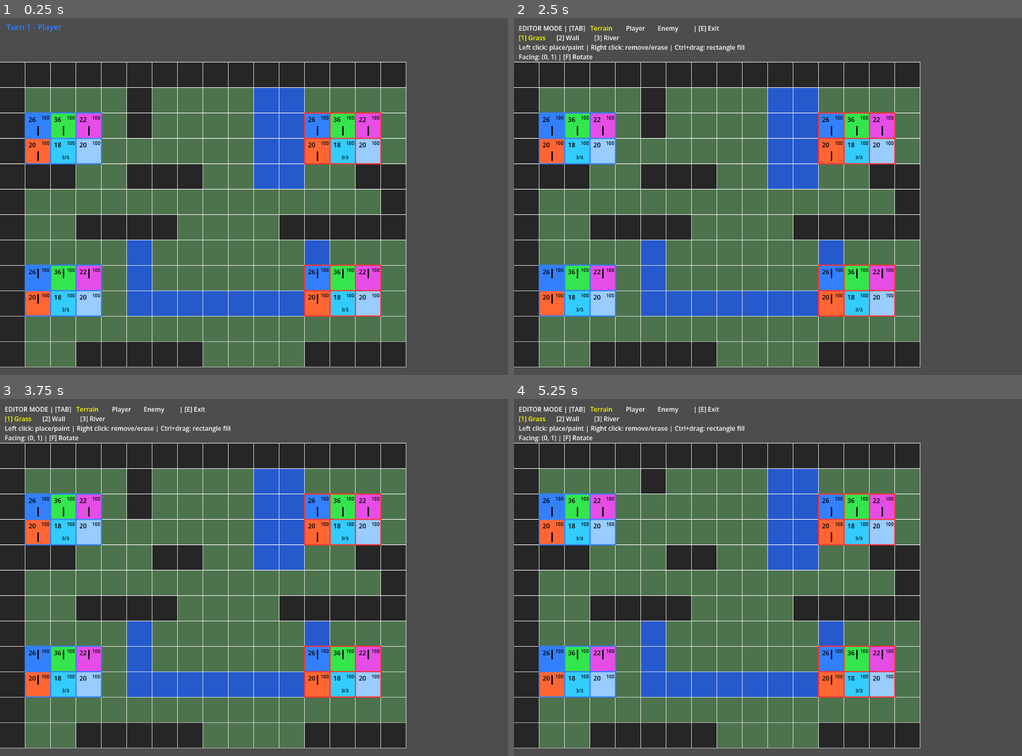
Above: before the commit, frames 1-4 (two rows, left to right).
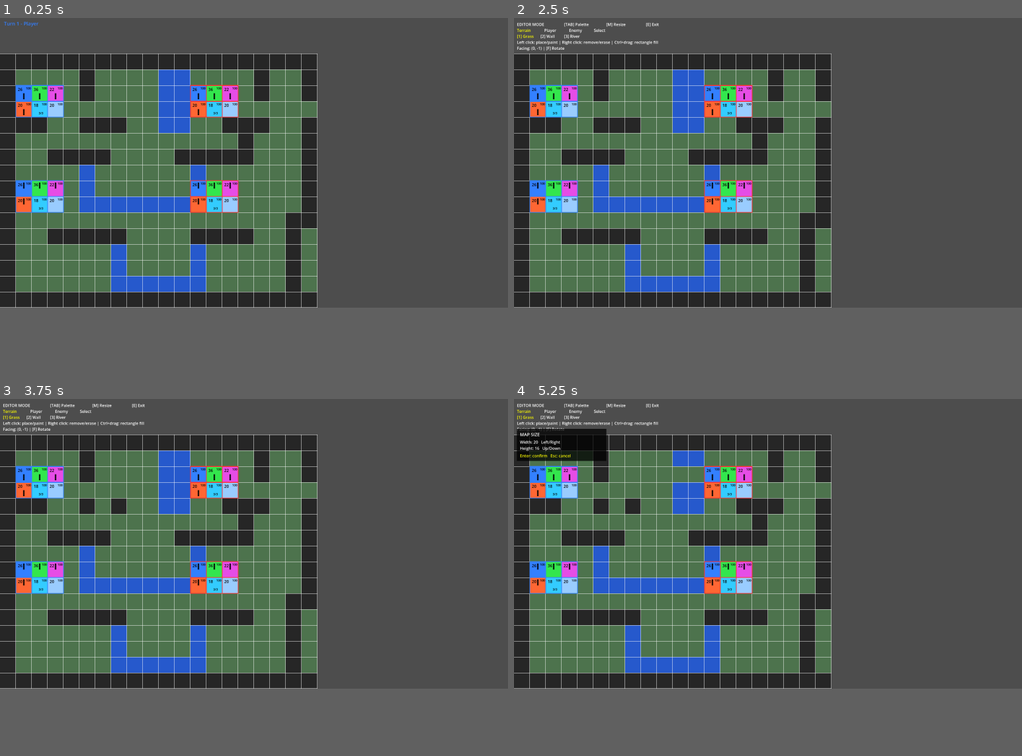
Above: after the commit, the same moments.

Repository: TimeToSolo/Grid-tactics-prototype
Game: Godot game, scene res://main.tscn
Two runs of this game, one before a commit and one after it. Both use one fixed random seed, a clock stepped at 60 frames per second and the inputs below. The project has no main scene, so this scene is started directly.
Inputs (mouse positions are in pixels of both pictures, inside the frame that each line leads up to):
- Up to frame 1 (0.25 s): no input
- Up to frame 2 (2.5 s): tap Enter at 0.5, 0.6, 2 s; move the mouse to (879, 178) at 0.52 s; hold Right 0.53-1.25 s; click (879, 178) at 0.67 s; tap M at 0.8 s; tap Space at 1.25 s; drag from (666, 214) to (742, 267) at 1.27 s; move the mouse to (818, 117) at 2.02 s; hold Right from 2.03 s (still down); tap F at 2.1 s; click (818, 117) at 2.17 s; tap E at 2.3 s
- Up to frame 3 (3.75 s): release Right at 2.75 s; tap Space at 2.75 s; drag from (228, 648) to (101, 523) at 2.77 s; tap Enter at 3.5 s; move the mouse to (406, 631) at 3.52 s; hold Left from 3.53 s (still down); tap R at 3.6 s; click (406, 631) at 3.67 s
- Up to frame 4 (5.25 s): tap Enter at 3.8 s; tap Escape at 4.15 s; release Left at 4.25 s; tap Space at 4.25 s; drag from (615, 523) to (691, 488) at 4.27 s; move the mouse to (793, 577) at 5.02 s; hold Down from 5.03 s (still down); tap M at 5.1 s; click (793, 577) at 5.17 s
In our replay, the window is 800x562 before the commit and 800x456 after it. These sizes can differ from the game's own. Grey fills any space a smaller window leaves; there, only what the larger window draws over its background counts as a difference.

The runs differ from the first frame. In frame 1, 54% of the frame differs, in the area x 0-100%, y 1-100%; in frame 2, 55%; in frame 3, 54%; in frame 4, 54%.

Commit message:
Add editor selection and chunk movement system

Diff:
--- a/editor_system.gd
+++ b/editor_system.gd
@@ -108,3 +108,143 @@
 	)
 
 	units.append(unit)
+
+# =========================
+# Moves terrain and units inside
+# a selected rectangle by offset.
+#
+# Cancels if the move would place
+# anything outside the map.
+# =========================
+
+func move_selection(
+	map_data,
+	units: Array,
+	start_cell: Vector2i,
+	end_cell: Vector2i,
+	offset: Vector2i
+):
+
+	if offset == Vector2i.ZERO:
+		return
+
+	var copied_tiles = []
+	var copied_units = []
+
+	# =========================
+	# First verify destination
+	# stays inside map.
+	# =========================
+
+	for y in range(start_cell.y, end_cell.y + 1):
+		for x in range(start_cell.x, end_cell.x + 1):
+
+			var source_cell = Vector2i(x, y)
+			var target_cell = source_cell + offset
+
+			if not map_data.is_inside_grid(source_cell):
+				return
+
+			if not map_data.is_inside_grid(target_cell):
+				return
+
+	# =========================
+	# Copy terrain.
+	# =========================
+
+	for y in range(start_cell.y, end_cell.y + 1):
+		for x in range(start_cell.x, end_cell.x + 1):
+
+			var source_cell = Vector2i(x, y)
+
+			copied_tiles.append({
+				"cell": source_cell,
+				"symbol": map_data.get_tile_symbol(source_cell)
+			})
+
+	# =========================
+	# Copy units inside selection.
+	# =========================
+
+	for unit in units:
+
+		var pos = unit["pos"]
+
+		if (
+			pos.x >= start_cell.x
+			and pos.x <= end_cell.x
+			and pos.y >= start_cell.y
+			and pos.y <= end_cell.y
+		):
+			copied_units.append(unit.duplicate(true))
+
+	# =========================
+	# Clear source terrain.
+	# =========================
+
+	for tile_data in copied_tiles:
+
+		paint_tile(
+			map_data,
+			tile_data["cell"],
+			"."
+		)
+
+	# =========================
+	# Remove source units.
+	# =========================
+
+	for i in range(units.size() - 1, -1, -1):
+
+		var pos = units[i]["pos"]
+
+		if (
+			pos.x >= start_cell.x
+			and pos.x <= end_cell.x
+			and pos.y >= start_cell.y
+			and pos.y <= end_cell.y
+		):
+			units.remove_at(i)
+
+	# =========================
+	# Remove units currently occupying
+	# destination cells.
+	#
+	# Moved units replace existing units
+	# instead of stacking on top of them.
+	# =========================
+
+	for i in range(units.size() - 1, -1, -1):
+
+		var pos = units[i]["pos"]
+
+		for tile_data in copied_tiles:
+
+			var target_cell = tile_data["cell"] + offset
+
+			if pos == target_cell:
+				units.remove_at(i)
+				break
+
+	# =========================
+	# Paint terrain at destination.
+	# =========================
+
+	for tile_data in copied_tiles:
+
+		var target_cell = tile_data["cell"] + offset
+
+		paint_tile(
+			map_data,
+			target_cell,
+			tile_data["symbol"]
+		)
+
+	# =========================
+	# Place copied units at destination.
+	# =========================
+
+	for unit in copied_units:
+
+		unit["pos"] += offset
+		units.append(unit)
--- a/main.gd
+++ b/main.gd
@@ -115,7 +115,151 @@
 var selected_editor_unit_class := "fighter"
 
 # Starting facing direction for newly placed editor units.
-var selected_editor_facing: Vector2i = Vector2i(0, 1)
+var selected_editor_facing: Vector2i = Vector2i(0, -1)
+
+# True while the editor resize prompt is active.
+var editor_resize_mode := false
+
+# Preview width before confirming resize.
+var editor_resize_width := 20
+
+# Preview height before confirming resize.
+var editor_resize_height := 16
+
+# True while dragging a selection rectangle.
+var editor_select_dragging := false
+
+# Start cell for editor selection rectangle.
+var editor_select_start_cell: Vector2i = Vector2i(-1, -1)
+
+# Selected rectangle start.
+var editor_selected_rect_start: Vector2i = Vector2i(-1, -1)
+
+# Selected rectangle end.
+var editor_selected_rect_end: Vector2i = Vector2i(-1, -1)
+
+# True while dragging a selected editor area.
+var editor_move_dragging := false
+
+# Cell where selected-area move drag began.
+var editor_move_start_cell: Vector2i = Vector2i(-1, -1)
+
+func editor_cell_is_inside_selected_area(cell: Vector2i) -> bool:
+
+	if editor_selected_rect_start == Vector2i(-1, -1):
+		return false
+
+	if editor_selected_rect_end == Vector2i(-1, -1):
+		return false
+
+	return (
+		cell.x >= editor_selected_rect_start.x
+		and cell.x <= editor_selected_rect_end.x
+		and cell.y >= editor_selected_rect_start.y
+		and cell.y <= editor_selected_rect_end.y
+	)
+
+# =========================
+# Handles map resize prompt input.
+# =========================
+
+func handle_editor_resize_input(event):
+
+	match event.keycode:
+
+		KEY_RIGHT:
+			editor_resize_width += 1
+
+		KEY_LEFT:
+			editor_resize_width = max(1, editor_resize_width - 1)
+
+		KEY_DOWN:
+			editor_resize_height += 1
+
+		KEY_UP:
+			editor_resize_height = max(1, editor_resize_height - 1)
+
+		KEY_ENTER:
+			map_data.resize_map(
+				editor_resize_width,
+				editor_resize_height
+			)
+
+			editor_resize_mode = false
+
+		KEY_ESCAPE:
+			editor_resize_mode = false
+
+	queue_redraw()
+
+# =========================
+# Draws map resize prompt.
+# =========================
+
+func draw_editor_resize_ui():
+
+	if not editor_resize_mode:
+		return
+
+	draw_rect(
+		Rect2(12, 120, 360, 130),
+		Color(0.0, 0.0, 0.0, 0.75)
+	)
+
+	draw_string(
+		ThemeDB.fallback_font,
+		Vector2(24, 150),
+		"MAP SIZE",
+		HORIZONTAL_ALIGNMENT_LEFT,
+		-1,
+		18,
+		Color.WHITE
+	)
+
+	draw_string(
+		ThemeDB.fallback_font,
+		Vector2(24, 180),
+		"Width: " + str(editor_resize_width) + "   Left/Right",
+		HORIZONTAL_ALIGNMENT_LEFT,
+		-1,
+		16,
+		Color.WHITE
+	)
+
+	draw_string(
+		ThemeDB.fallback_font,
+		Vector2(24, 205),
+		"Height: " + str(editor_resize_height) + "   Up/Down",
+		HORIZONTAL_ALIGNMENT_LEFT,
+		-1,
+		16,
+		Color.WHITE
+	)
+
+	draw_string(
+		ThemeDB.fallback_font,
+		Vector2(24, 235),
+		"Enter: confirm   Esc: cancel",
+		HORIZONTAL_ALIGNMENT_LEFT,
+		-1,
+		16,
+		Color.YELLOW
+	)
+
+# =========================
+# Starts map resize mode.
+# =========================
+
+func start_editor_resize_mode():
+
+	if not editor_mode:
+		return
+
+	editor_resize_mode = true
+	editor_resize_width = map_data.grid_width
+	editor_resize_height = map_data.grid_height
+
+	queue_redraw()
 
 # ==================================================
 # ATTACK / HEAL STATE
@@ -155,6 +299,113 @@
 var turn_number = 1
 
 # =========================
+# Draws destination preview
+# while moving selected area.
+# =========================
+
+func draw_editor_move_preview():
+
+	if not editor_mode:
+		return
+
+	if editor_palette != "select":
+		return
+
+	if not editor_move_dragging:
+		return
+
+	var offset = hovered_cell - editor_move_start_cell
+
+	var preview_start = editor_selected_rect_start + offset
+	var preview_end = editor_selected_rect_end + offset
+
+	for y in range(preview_start.y, preview_end.y + 1):
+		for x in range(preview_start.x, preview_end.x + 1):
+
+			var cell = Vector2i(x, y)
+
+			if not map_data.is_inside_grid(cell):
+				continue
+
+			draw_rect(
+				map_data.grid_rect(cell),
+				Color(0.0, 1.0, 1.0, 0.35)
+			)
+
+# =========================
+# Draws selected editor area.
+# =========================
+
+func draw_editor_selected_area():
+
+	if not editor_mode:
+		return
+
+	if editor_palette != "select":
+		return
+
+	if editor_selected_rect_start == Vector2i(-1, -1):
+		return
+
+	if editor_selected_rect_end == Vector2i(-1, -1):
+		return
+
+	var min_x = min(editor_selected_rect_start.x, editor_selected_rect_end.x)
+	var max_x = max(editor_selected_rect_start.x, editor_selected_rect_end.x)
+
+	var min_y = min(editor_selected_rect_start.y, editor_selected_rect_end.y)
+	var max_y = max(editor_selected_rect_start.y, editor_selected_rect_end.y)
+
+	for y in range(min_y, max_y + 1):
+		for x in range(min_x, max_x + 1):
+
+			var cell = Vector2i(x, y)
+
+			if not map_data.is_inside_grid(cell):
+				continue
+
+			draw_rect(
+				map_data.grid_rect(cell),
+				Color(1.0, 1.0, 0.0, 0.25)
+			)
+
+
+# =========================
+# Draws live select rectangle
+# while Ctrl-dragging.
+# =========================
+
+func draw_editor_select_drag_preview():
+
+	if not editor_mode:
+		return
+
+	if editor_palette != "select":
+		return
+
+	if not editor_select_dragging:
+		return
+
+	var min_x = min(editor_select_start_cell.x, hovered_cell.x)
+	var max_x = max(editor_select_start_cell.x, hovered_cell.x)
+
+	var min_y = min(editor_select_start_cell.y, hovered_cell.y)
+	var max_y = max(editor_select_start_cell.y, hovered_cell.y)
+
+	for y in range(min_y, max_y + 1):
+		for x in range(min_x, max_x + 1):
+
+			var cell = Vector2i(x, y)
+
+			if not map_data.is_inside_grid(cell):
+				continue
+
+			draw_rect(
+				map_data.grid_rect(cell),
+				Color(1.0, 1.0, 0.0, 0.35)
+			)
+
+# =========================
 # Draws editor mode controls
 # and highlights selected option.
 # =========================
@@ -169,21 +420,55 @@
 	var font_size = 16
 	var spacing = 95
 
+	var top_y = y
+	var palette_y = y + 24
+	var option_y = y + 48
+	var action_y = y + 72
+	var facing_y = y + 96
+
 	draw_string(
 		ThemeDB.fallback_font,
-		Vector2(x, y),
-		"EDITOR MODE | [TAB]",
+		Vector2(x, top_y),
+		"EDITOR MODE",
 		HORIZONTAL_ALIGNMENT_LEFT,
 		-1,
 		font_size,
 		Color.WHITE
 	)
 
-	var palette_position_x = x + 180
-
 	draw_string(
 		ThemeDB.fallback_font,
-		Vector2(palette_position_x, y),
+		Vector2(x + 190, top_y),
+		"[TAB] Palette",
+		HORIZONTAL_ALIGNMENT_LEFT,
+		-1,
+		font_size,
+		Color.WHITE
+	)
+
+	draw_string(
+		ThemeDB.fallback_font,
+		Vector2(x + 360, top_y),
+		"[M] Resize",
+		HORIZONTAL_ALIGNMENT_LEFT,
+		-1,
+		font_size,
+		Color.WHITE
+	)
+
+	draw_string(
+		ThemeDB.fallback_font,
+		Vector2(x + 520, top_y),
+		"[E] Exit",
+		HORIZONTAL_ALIGNMENT_LEFT,
+		-1,
+		font_size,
+		Color.WHITE
+	)
+
+	draw_string(
+		ThemeDB.fallback_font,
+		Vector2(x, palette_y),
 		"Terrain",
 		HORIZONTAL_ALIGNMENT_LEFT,
 		-1,
@@ -193,7 +478,7 @@
 
 	draw_string(
 		ThemeDB.fallback_font,
-		Vector2(palette_position_x + 90, y),
+		Vector2(x + 110, palette_y),
 		"Player",
 		HORIZONTAL_ALIGNMENT_LEFT,
 		-1,
@@ -203,7 +488,7 @@
 
 	draw_string(
 		ThemeDB.fallback_font,
-		Vector2(palette_position_x + 170, y),
+		Vector2(x + 210, palette_y),
 		"Enemy",
 		HORIZONTAL_ALIGNMENT_LEFT,
 		-1,
@@ -213,19 +498,19 @@
 
 	draw_string(
 		ThemeDB.fallback_font,
-		Vector2(palette_position_x + 260, y),
-		"| [E] Exit",
+		Vector2(x + 310, palette_y),
+		"Select",
 		HORIZONTAL_ALIGNMENT_LEFT,
 		-1,
 		font_size,
-		Color.WHITE
+		Color.YELLOW if editor_palette == "select" else Color.WHITE
 	)
 
 	if editor_palette == "terrain":
 
 		draw_string(
 			ThemeDB.fallback_font,
-			Vector2(x, y + 24),
+			Vector2(x, option_y),
 			"[1] Grass",
 			HORIZONTAL_ALIGNMENT_LEFT,
 			-1,
@@ -235,7 +520,7 @@
 
 		draw_string(
 			ThemeDB.fallback_font,
-			Vector2(x + spacing, y + 24),
+			Vector2(x + spacing, option_y),
 			"[2] Wall",
 			HORIZONTAL_ALIGNMENT_LEFT,
 			-1,
@@ -245,7 +530,7 @@
 
 		draw_string(
 			ThemeDB.fallback_font,
-			Vector2(x + spacing * 2, y + 24),
+			Vector2(x + spacing * 2, option_y),
 			"[3] River",
 			HORIZONTAL_ALIGNMENT_LEFT,
 			-1,
@@ -253,11 +538,14 @@
 			Color.YELLOW if selected_editor_tile == "R" else Color.WHITE
 		)
 
-	else:
+	elif (
+		editor_palette == "player_unit"
+		or editor_palette == "enemy_unit"
+	):
 
 		draw_string(
 			ThemeDB.fallback_font,
-			Vector2(x, y + 24),
+			Vector2(x, option_y),
 			"[1] Fighter",
 			HORIZONTAL_ALIGNMENT_LEFT,
 			-1,
@@ -267,7 +555,7 @@
 
 		draw_string(
 			ThemeDB.fallback_font,
-			Vector2(x + spacing, y + 24),
+			Vector2(x + spacing, option_y),
 			"[2] Tank",
 			HORIZONTAL_ALIGNMENT_LEFT,
 			-1,
@@ -277,7 +565,7 @@
 
 		draw_string(
 			ThemeDB.fallback_font,
-			Vector2(x + spacing * 2, y + 24),
+			Vector2(x + spacing * 2, option_y),
 			"[3] Lancer",
 			HORIZONTAL_ALIGNMENT_LEFT,
 			-1,
@@ -287,7 +575,7 @@
 
 		draw_string(
 			ThemeDB.fallback_font,
-			Vector2(x + spacing * 3, y + 24),
+			Vector2(x + spacing * 3, option_y),
 			"[4] Duelist",
 			HORIZONTAL_ALIGNMENT_LEFT,
 			-1,
@@ -297,7 +585,7 @@
 
 		draw_string(
 			ThemeDB.fallback_font,
-			Vector2(x + spacing * 4, y + 24),
+			Vector2(x + spacing * 4, option_y),
 			"[5] Healer",
 			HORIZONTAL_ALIGNMENT_LEFT,
 			-1,
@@ -307,7 +595,7 @@
 
 		draw_string(
 			ThemeDB.fallback_font,
-			Vector2(x + spacing * 5, y + 24),
+			Vector2(x + spacing * 5, option_y),
 			"[6] Archer",
 			HORIZONTAL_ALIGNMENT_LEFT,
 			-1,
@@ -315,45 +603,71 @@
 			Color.YELLOW if selected_editor_unit_class == "archer" else Color.WHITE
 		)
 
-	var action_text = "Left click: place/paint | Right click: remove/erase | Ctrl+drag: rectangle fill"
-
-	draw_string(
-		ThemeDB.fallback_font,
-		Vector2(x, y + 48),
-		action_text,
-		HORIZONTAL_ALIGNMENT_LEFT,
-		-1,
-		font_size,
-		Color.WHITE
-	)
-
-	var facing_text = "Facing: " + str(selected_editor_facing) + " | [F] Rotate"
-
-	draw_string(
-		ThemeDB.fallback_font,
-		Vector2(x, y + 72),
-		facing_text,
-		HORIZONTAL_ALIGNMENT_LEFT,
-		-1,
-		font_size,
-		Color.WHITE
-	)
+	if editor_palette == "select":
+
+		draw_string(
+			ThemeDB.fallback_font,
+			Vector2(x, action_y),
+			"Drag: select area | Right click: deselect",
+			HORIZONTAL_ALIGNMENT_LEFT,
+			-1,
+			font_size,
+			Color.YELLOW
+		)
+
+	else:
+
+		var action_text = "Left click: place/paint | Right click: remove/erase | Ctrl+drag: rectangle fill"
+
+		draw_string(
+			ThemeDB.fallback_font,
+			Vector2(x, action_y),
+			action_text,
+			HORIZONTAL_ALIGNMENT_LEFT,
+			-1,
+			font_size,
+			Color.WHITE
+		)
+
+		var facing_text = "Facing: " + str(selected_editor_facing) + " | [F] Rotate"
+
+		draw_string(
+			ThemeDB.fallback_font,
+			Vector2(x, facing_y),
+			facing_text,
+			HORIZONTAL_ALIGNMENT_LEFT,
+			-1,
+			font_size,
+			Color.WHITE
+		)
 
 # =========================
 # Rotates editor unit facing
-# clockwise.
+# clockwise through 8 directions.
 # =========================
 
 func rotate_editor_facing():
 
-	if selected_editor_facing == Vector2i(0, -1):
-		selected_editor_facing = Vector2i(1, 0)
-	elif selected_editor_facing == Vector2i(1, 0):
-		selected_editor_facing = Vector2i(0, 1)
-	elif selected_editor_facing == Vector2i(0, 1):
-		selected_editor_facing = Vector2i(-1, 0)
-	else:
+	var directions = [
+		Vector2i(0, -1),   # N
+		Vector2i(1, -1),   # NE
+		Vector2i(1, 0),    # E
+		Vector2i(1, 1),    # SE
+		Vector2i(0, 1),    # S
+		Vector2i(-1, 1),   # SW
+		Vector2i(-1, 0),   # W
+		Vector2i(-1, -1)   # NW
+	]
+
+	var current_index = directions.find(selected_editor_facing)
+
+	if current_index == -1:
 		selected_editor_facing = Vector2i(0, -1)
+		return
+
+	var next_index = (current_index + 1) % directions.size()
+
+	selected_editor_facing = directions[next_index]
 
 	queue_redraw()
 
@@ -370,6 +684,8 @@
 		editor_palette = "player_unit"
 	elif editor_palette == "player_unit":
 		editor_palette = "enemy_unit"
+	elif editor_palette == "enemy_unit":
+		editor_palette = "select"
 	else:
 		editor_palette = "terrain"
 
@@ -574,8 +890,11 @@
 	)
 
 	draw_editor_rect_preview()
+	draw_editor_select_drag_preview()
+	draw_editor_selected_area()
+	draw_editor_move_preview()
 	draw_editor_ui()
-
+	draw_editor_resize_ui()
 
 # =========================
 # Draws the inspected enemy's
@@ -653,6 +972,7 @@
 
 func _ready():
 
+	map_data.normalize_terrain_rows()
 	units = battle_setup.create_battle_units(unit_data)
 
 	queue_redraw()
@@ -735,6 +1055,10 @@
 	if not event.pressed:
 		return
 
+	if editor_resize_mode:
+		handle_editor_resize_input(event)
+		return
+
 	match event.keycode:
 
 		KEY_E:
@@ -747,6 +1071,9 @@
 		KEY_F:
 			if editor_mode:
 				rotate_editor_facing()
+
+		KEY_M:
+			start_editor_resize_mode()
 
 		KEY_TAB:
 			cycle_editor_palette()
@@ -912,6 +1239,17 @@
 
 		if editor_mode:
 
+			if editor_palette == "select":
+
+				editor_selected_rect_start = Vector2i(-1, -1)
+				editor_selected_rect_end = Vector2i(-1, -1)
+
+				editor_select_dragging = false
+				editor_select_start_cell = Vector2i(-1, -1)
+
+				queue_redraw()
+				return
+
 			if editor_palette == "terrain":
 
 				editor_system.paint_tile(
@@ -951,12 +1289,66 @@
 
 			if event.pressed:
 
+				if editor_palette == "select":
+
+					if editor_cell_is_inside_selected_area(hovered_cell):
+
+						editor_move_dragging = true
+						editor_move_start_cell = hovered_cell
+
+					else:
+
+						editor_select_dragging = true
+						editor_select_start_cell = hovered_cell
+
+					return
+
 				if event.ctrl_pressed:
+
 					editor_rect_dragging = true
 					editor_rect_start_cell = hovered_cell
 					return
 
 				handle_left_click()
+				return
+
+			if not event.pressed and editor_move_dragging:
+
+				var offset = hovered_cell - editor_move_start_cell
+
+				editor_system.move_selection(
+					map_data,
+					units,
+					editor_selected_rect_start,
+					editor_selected_rect_end,
+					offset
+				)
+
+				editor_selected_rect_start += offset
+				editor_selected_rect_end += offset
+
+				editor_move_dragging = false
+				editor_move_start_cell = Vector2i(-1, -1)
+
+				queue_redraw()
+				return
+
+			if not event.pressed and editor_select_dragging:
+
+				editor_selected_rect_start = Vector2i(
+					min(editor_select_start_cell.x, hovered_cell.x),
+					min(editor_select_start_cell.y, hovered_cell.y)
+				)
+
+				editor_selected_rect_end = Vector2i(
+					max(editor_select_start_cell.x, hovered_cell.x),
+					max(editor_select_start_cell.y, hovered_cell.y)
+				)
+
+				editor_select_dragging = false
+				editor_select_start_cell = Vector2i(-1, -1)
+
+				queue_redraw()
 				return
 
 			if not event.pressed and editor_rect_dragging:
--- a/map_data.gd
+++ b/map_data.gd
@@ -13,10 +13,45 @@
 # ==================================================
 
 const TILE_SIZE = 64
-const GRID_WIDTH = 16
-const GRID_HEIGHT = 12
-const UI_HEIGHT = 112
-
+var grid_width = 20
+var grid_height = 16
+const UI_HEIGHT = 144
+
+# =========================
+# Resizes the map terrain grid.
+#
+# Existing tiles are preserved
+# where possible. New cells are
+# filled with grass.
+# =========================
+
+func resize_map(
+	new_width: int,
+	new_height: int
+):
+
+	var new_terrain_map = []
+
+	for y in range(new_height):
+
+		var new_row = ""
+
+		for x in range(new_width):
+
+			if (
+				y < terrain_map.size()
+				and x < terrain_map[y].length()
+			):
+				new_row += terrain_map[y][x]
+			else:
+				new_row += "."
+
+		new_terrain_map.append(new_row)
+
+	terrain_map = new_terrain_map
+
+	grid_width = new_width
+	grid_height = new_height
 
 # ==================================================
 # TERRAIN DATA
@@ -73,6 +108,24 @@
 	}
 }
 
+# =========================
+# Rebuilds terrain rows to
+# exactly match grid width.
+# =========================
+
+func normalize_terrain_rows():
+
+	for y in range(terrain_map.size()):
+
+		var row = terrain_map[y]
+
+		while row.length() < grid_width:
+			row += "."
+
+		if row.length() > grid_width:
+			row = row.substr(0, grid_width)
+
+		terrain_map[y] = row
 
 # ==================================================
 # GRID / WORLD CONVERSION
@@ -181,9 +234,9 @@
 func is_inside_grid(cell: Vector2i) -> bool:
 	return (
 		cell.x >= 0
-		and cell.x < GRID_WIDTH
+		and cell.x < grid_width
 		and cell.y >= 0
-		and cell.y < GRID_HEIGHT
+		and cell.y < grid_height
 	)
 
 
--- a/project.godot
+++ b/project.godot
@@ -16,8 +16,8 @@
 
 [display]
 
-window/size/viewport_width=1280
-window/size/viewport_height=900
+window/size/viewport_width=2048
+window/size/viewport_height=1168
 window/size/mode=3
 window/stretch/mode="viewport"
 
--- a/render_system.gd
+++ b/render_system.gd
@@ -17,8 +17,8 @@
 	map_data
 ):
 
-	for y in range(map_data.GRID_HEIGHT):
-		for x in range(map_data.GRID_WIDTH):
+	for y in range(map_data.grid_height):
+		for x in range(map_data.grid_width):
 
 			var cell = Vector2i(x, y)
 			var rect = map_data.grid_rect(cell)
